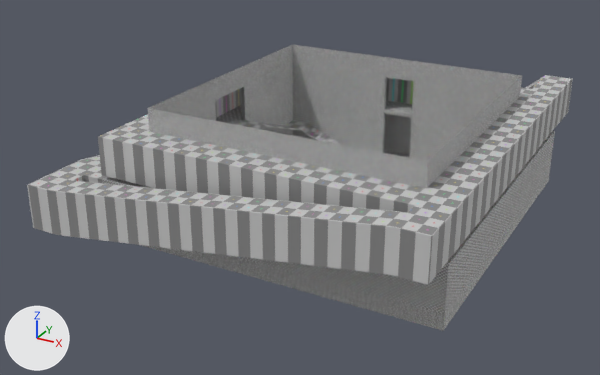
A saved change to the Blender file tools/blendfiles/irrb-0.4.blend.
Before and after are seen from a camera (50 mm lens) standing at (59.6, -124.9, 64.4) and looking at (-7.8, -2.4, 3.1). The lights are fixed; the arrows at lower left show +X, +Y and +Z.

The first picture shows 'MainBuilding'.
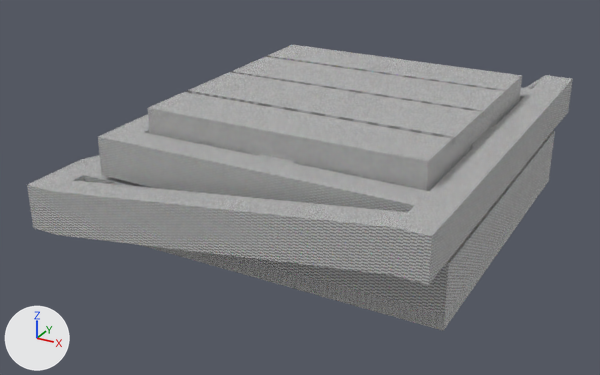
What differs and where, as boxes (x1, y1, x2, y2) in the pictures (600 x 375 px):
```json
{"object": "MainBuilding", "change": "reshaped", "before": [27, 45, 573, 331], "after": [27, 56, 573, 331]}
{"object": "Ceiling", "change": "shown", "after": [149, 45, 522, 161]}
{"part": 1, "of": "me_mainbuilding", "change": "deleted", "before": [145, 96, 524, 191]}
{"part": 2, "of": "me_mainbuilding", "change": "surface changed", "before": [27, 75, 572, 287], "after": [27, 75, 572, 287]}
```

Edits to the scene script, one JSON object a line:
```json
{"block": "me_mainbuilding", "where": "# used by ob_mainbuilding; location = (0.0, 0.0, 0.0); scale = (30.0, 30.0, 1.0)"}
{"block": "me_mainbuilding", "where": "# verts and faces of me_mainbuilding; kept vertices keep their numbers, new ones are numbered from 576"}
{"block": "me_mainbuilding", "where": "# before: 248 (-0.8, -0.2, 17.9), 250 (-0.8, 0.8, 17.9), 253 (0.8, 0.8, 17.9) at pixel (524, 96), 262 (0.8, 0.8, 17.9) at pixel (523, 97), 264 (0.1, 0.8, 17.9) at pixel (414, 80)"}
{"block": "me_mainbuilding", "where": "# before: 267 (-0.1, 0.8, 17.9) at pixel (386, 76), 270 (-0.8, -0.8, 17.9) at pixel (146, 132), 271 (-0.8, 0.8, 17.9), 272 (-0.8, 0.8, 17.9), 276 (0.8, 0.8, 17.9) at pixel (520, 95)"}
{"block": "me_mainbuilding", "where": "# before: 279 (0.8, -0.8, 17.9) at pixel (429, 191), 280 (0.8, -0.8, 17.9) at pixel (424, 190), 282 (0.8, 0.8, 17.9) at pixel (519, 96), 283 (0.8, 0.2, 17.9) at pixel (493, 127), 284 (0.8, 0.2, 17.9) at pixel (489, 127)"}
{"block": "me_mainbuilding", "where": "# before: 285 (0.8, -0.2, 17.9) at pixel (470, 145), 286 (0.8, -0.2, 17.9) at pixel (474, 146), 287 (0.8, -0.8, 17.9) at pixel (431, 189), 288 (0.8, -0.8, 17.9) at pixel (426, 188), 289 (0.1, -0.8, 17.9) at pixel (291, 162)"}
{"block": "me_mainbuilding", "where": "# before: 290 (0.1, -0.8, 17.9) at pixel (294, 161), 291 (-0.1, -0.8, 17.9) at pixel (260, 154), 292 (-0.1, -0.8, 17.9) at pixel (257, 155), 293 (-0.8, -0.8, 17.9) at pixel (149, 131), 294 (-0.8, -0.8, 17.9) at pixel (143, 132)"}
{"block": "me_mainbuilding", "where": "# before: 295 (-0.8, -0.8, 17.9) at pixel (146, 130), 296 (-0.8, -0.2, 17.9) at pixel (215, 100), 297 (-0.8, 0.2, 17.9) at pixel (244, 86), 298 (-0.8, 0.2, 17.9) at pixel (241, 86), 299 (-0.8, 0.8, 17.9) at pixel (292, 63)"}
{"block": "me_mainbuilding", "where": "# before: 300 (-0.1, 0.8, 17.9) at pixel (385, 77), 301 (0.1, 0.8, 17.9) at pixel (413, 81)"}
{"op": "remove", "block": "me_mainbuilding", "code": "me_mainbuilding.from_pydata(...)  # 576 vertices, 515 faces, 88 loose edges; spans x -1.3..1.0, y -1.2..1.4, z -6.9..22.0"}
{"op": "add", "block": "me_mainbuilding", "code": "me_mainbuilding.from_pydata(...)  # 576 vertices, 503 faces, 88 loose edges; spans x -1.3..1.0, y -1.2..1.4, z -6.9..22.0"}
{"block": "me_mainbuilding", "change": "me_mainbuilding part 1"}
{"op": "add", "block": "me_mainbuilding", "code": "delete_faces([(262, 282, 284, 283), (285, 288, 287, 286), (279, 287, 288, 280), (280, 288, 290, 289), (270, 292, 291, 293), (270, 293, 295, 294)])"}
{"op": "add", "block": "me_mainbuilding", "code": "delete_faces([(248, 295, 293, 296), (250, 298, 297, 299), (250, 299, 272, 271), (267, 272, 299, 300), (264, 301, 282, 276), (253, 276, 282, 262)])"}
{"block": "me_mainbuilding", "change": "me_mainbuilding part 2: 137 kept faces spanning x -1.3..1.0, y -1.2..1.4, z -6.9..18.0 get new texture (UV) coordinates"}
{"op": "remove", "block": "ob_ceiling", "code": "ob_ceiling.hide_set(True)  # its collection is switched off"}
```
